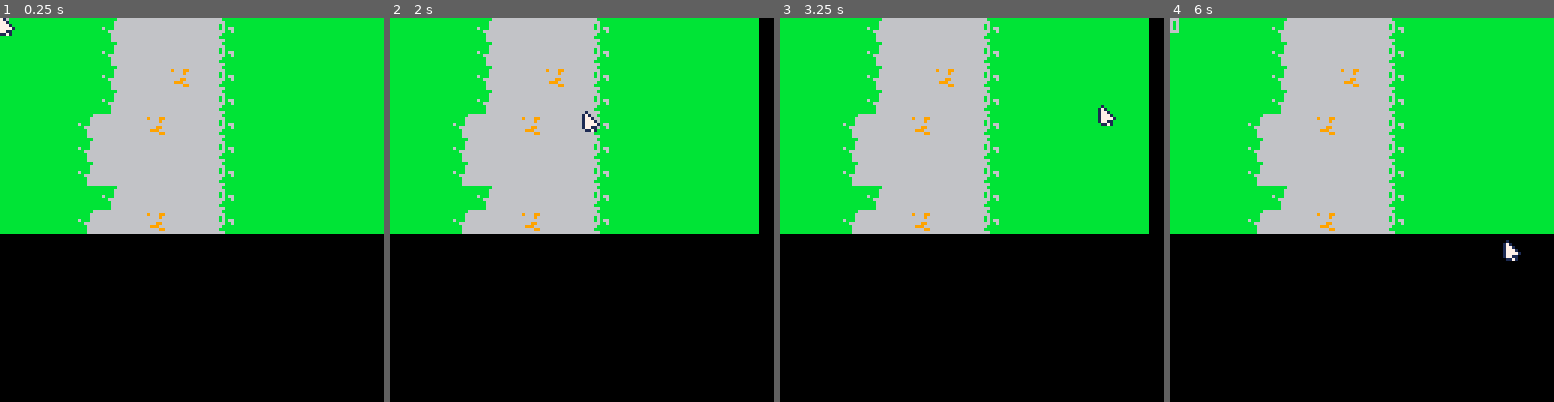
Above: before the commit, frames 1-4 (left to right).
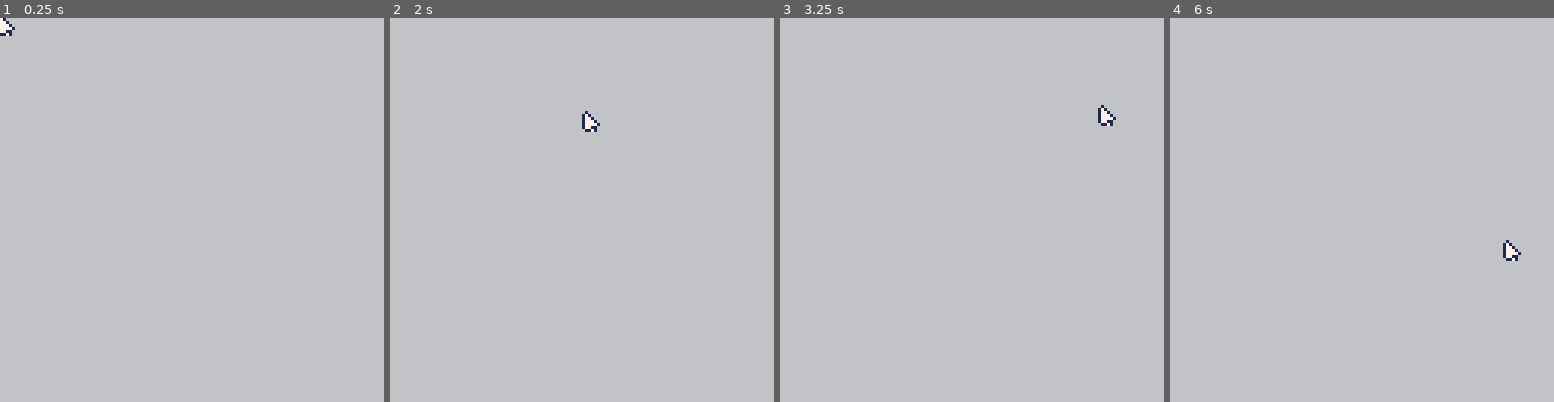
Above: after the commit, the same moments.

Repository: Kiyotoko/the-hive-must-grow
Game: PICO-8 cartridge game.p8
Same seed, same stepped clock (60 frames per second), same inputs: the game is played once before the commit and once after it.
Inputs (mouse positions are in pixels of both pictures, inside the frame that each line leads up to):
- Up to frame 1 (0.25 s): no input
- Up to frame 2 (2 s): click (459, 121) at 0.67 s; click (520, 267) at 1.22 s; click (585, 114) at 1.77 s; hold Left from 1.97 s (still down)
- Up to frame 3 (3.25 s): click (1037, 259) at 2.32 s; release Left at 2.37 s; hold Down 2.42-2.82 s; click (1102, 106) at 2.87 s; hold Right from 2.87 s (still down)
- Up to frame 4 (6 s): click (1254, 256) at 3.42 s; release Right at 3.53 s; hold Up 3.58-4.08 s; click (1315, 102) at 3.97 s; hold Right 4.13-4.53 s; click (1381, 248) at 4.52 s; hold Down 4.58-5.08 s; click (1442, 94) at 5.07 s; hold Left 5.13-5.8 s; click (1507, 244) at 5.62 s; hold Up from 5.85 s (still down)

The runs differ from the first frame. In frame 1, 82% of the frame differs, in the area x 0-100%, y 0-100%; in frame 2, 82%; in frame 3, 82%; in frame 4, 82%.

Commit message:
Add utils and update map

Diff:
--- a/game.p8
+++ b/game.p8
@@ -4,8 +4,9 @@
 -- game
 -- by leo and karl
 
+#include utils.lua
+#include map.lua
 #include main.lua
-#include map.lua
 
 __gfx__
 01000000000000000000000000000000000000000000000000000000000000000000000000000000000000000000000000000000000000000000000000000000
--- a/main.lua
+++ b/main.lua
@@ -1,5 +1,6 @@
+---@diagnostic disable: undefined-global, lowercase-global
 -- offset of the camera
-cam = {
+Cam = {
     x = 0,
     y = 0,
     speed = 5
@@ -11,22 +12,23 @@
 end
 
 function _update()
-    if btn(0) then cam.x = cam.x + 1 * cam.speed end
-    if btn(1) then cam.x = cam.x - 1 * cam.speed end
+    if btn(0) then Cam.x = Cam.x + 1 * Cam.speed end
+    if btn(1) then Cam.x = Cam.x - 1 * Cam.speed end
     -- deactivate y axis control
     -- if btn(2) then cam.y = cam.y + 1 end
     -- if btn(3) then cam.y = cam.y - 1 end
 
-    camera(cam.x, cam.y)
+    camera(Cam.x, Cam.y)
 end
 
 function _draw()
     cls()
 
-    map(0, 0, 0, 0, 16, 16)
+    GameMap:draw(Rect.new{ w=16, h=16 })
+    -- map(0, 0, 0, 0, 16, 16)
 
     print(stat(34))
 
     -- draw mouse cursor
-    spr(0, cam.x + stat(32)-1, cam.y + stat(33)-1)
+    spr(0, Cam.x + stat(32)-1, Cam.y + stat(33)-1)
 end
--- a/map.lua
+++ b/map.lua
@@ -1,32 +1,50 @@
--- offset of the camera
-cam = {
-    x = 0,
-    y = 0,
-    speed = 5
-}
+---The game map is the instance we use to dynamically and infinitly add new tiles to our world.
+GameMap = {}
 
-function _init()
-    -- activate dev mode
-    poke(0x5f2d, 1)
+---This is the element number of the tile we use as a default value.
+DefaultField = 32
+
+---Set the field of the game map.
+---@param pos table the position of the field you want to change
+---@param e integer the element number of the tile
+function GameMap:set_field(pos, e)
+    self:set_field0(pos.x, pos.y, e)
 end
 
-function _update()
-    if btn(0) then cam.x = cam.x + 1 * cam.speed end
-    if btn(1) then cam.x = cam.x - 1 * cam.speed end
-    -- deactivate y axis control
-    -- if btn(2) then cam.y = cam.y + 1 end
-    -- if btn(3) then cam.y = cam.y - 1 end
-
-    camera(cam.x, cam.y)
+---Elementary function to set the game map. This name is required because lua does not support function overloading.
+---@param x integer the x position of the field
+---@param y integer the y position of the field
+---@param e integer the element bumber of the tile
+function GameMap:set_field0(x, y, e)
+    if self[x] == nil then
+        self[x] = { [y]=e }
+    else
+        self[x][y] = e
+    end
 end
 
-function _draw()
-    cls()
+function GameMap:get_field(pos)
+    return self:get_field0(pos.x, pos.y)
+end
 
-    map(0, 0, 0, 0, 16, 16)
+function GameMap:get_field0(x, y)
+    if self[x] == nil then
+        return DefaultField
+    else
+        return self[x][y] or DefaultField
+    end
+end
 
-    print(stat(34))
+---Draws an area of the map to the display.
+---@param rect table the dimensions of the area we want to draw.
+function GameMap:draw(rect)
+    -- TODO: Add drawing function to draw tiles
+    for c = rect.x, rect.x + rect.w do
+        for r = rect.y, rect.y + rect.h do
 
-    -- draw mouse cursor
-    spr(0, cam.x + stat(32)-1, cam.y + stat(33)-1)
+            spr(self:get_field0(c, r), c*8, r*8)
+            -- io.write(self:get_field0(rect.x + c, rect.y + r))
+        end
+        -- io.write'\n'
+    end
 end
--- /dev/null
+++ b/tests.lua
@@ -0,0 +1,20 @@
+require("map")
+require("utils")
+
+local vec2 = Vec2.new{ x=3 }
+print(vec2)
+assert(vec2.x == 3)
+assert(vec2.y == 0)
+assert(vec2.z == nil)
+
+local rect = Rect.new{ w=4, h=4 }
+print(rect)
+assert(rect.x == 0)
+assert(rect.y == 0)
+assert(rect.w == 4)
+assert(rect.h == 4)
+
+GameMap:set_field(vec2, 3)
+print("Got " .. GameMap:get_field(vec2))
+assert(GameMap:get_field(vec2) == 3)
+assert(GameMap:get_field(Vec2.new{ x=2 }) == DefaultField)
--- /dev/null
+++ b/utils.lua
@@ -0,0 +1,37 @@
+---Generic 2D vector.
+Vec2 = { x=0, y=0 }
+Vec2.__index = Vec2
+
+---Creates a new 2D vector. If no x or y is supplied, it will use 0 instead.
+---@param data table the x and y coordinate for the vector
+---@return table vector the newly created vector
+function Vec2.new(data)
+    local created = {}
+    setmetatable(created, Vec2)
+    created.x = data.x or 0
+    created.y = data.y or 0
+    return created
+end
+
+function Vec2:__tostring()
+    return "Vec2[x=" .. self.x .. ", y=" .. self.y .. "]"
+end
+
+Rect = {}
+Rect.__index = Rect
+
+function Rect.new(data)
+    local created = {}
+    setmetatable(created, Rect)
+    created.x = data.x or 0
+    created.y = data.y or 0
+    created.w = data.w or 1
+    created.h = data.h or 1
+    assert(created.w > 0, "The width must be > 0!")
+    assert(created.h > 0, "The height must be > 0!")
+    return created
+end
+
+function Rect:__tostring()
+    return "Rect[x=" .. self.x .. ", y=" .. self.y .. ", w=" .. self.w .. ", h=" .. self.h .. "]"
+end
